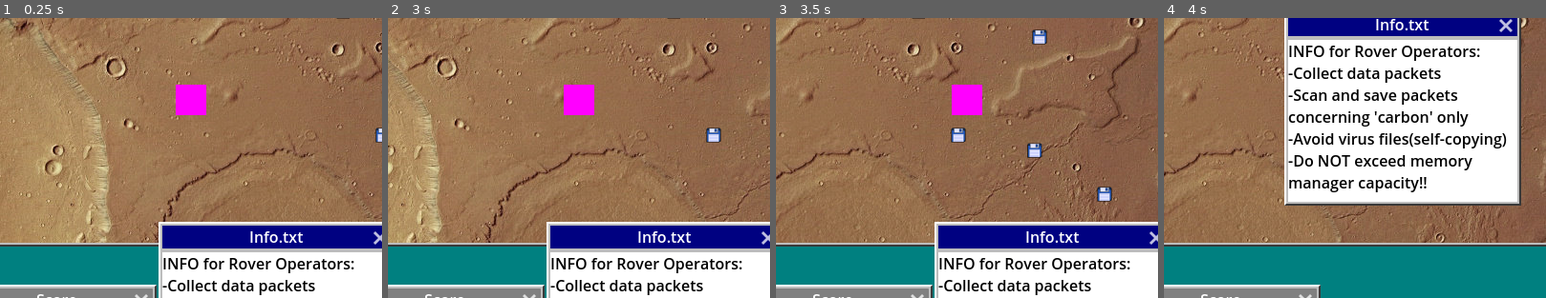
Above: before the commit, frames 1-4 (left to right).
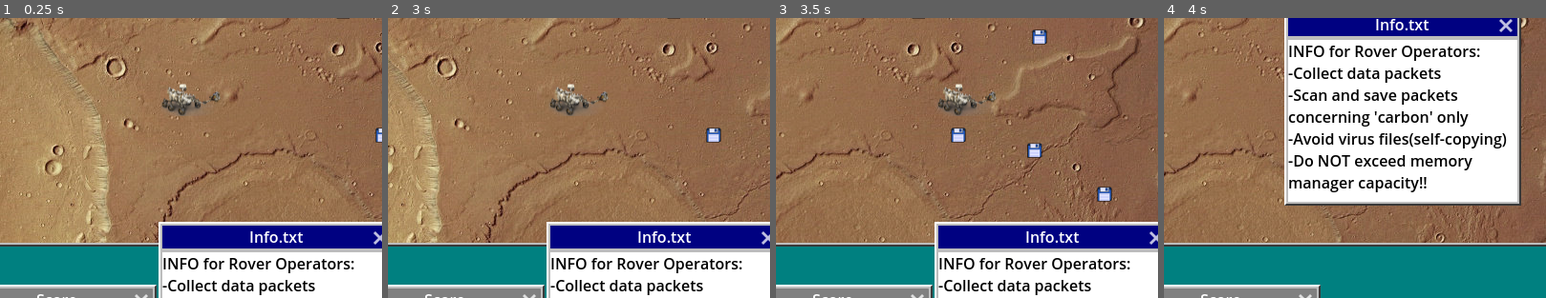
Above: after the commit, the same moments.

Repository: jerrutledge/Mars-Roverflow
Game: Godot game, scene res://scenes/Desktop.tscn
Two runs of this game, one before a commit and one after it. Both use one fixed random seed, a clock stepped at 60 frames per second and the inputs below.
Inputs (mouse positions are % of the whole screen's width and height, from its top left):
- Up to frame 1 (0.25 s): no input
- Up to frame 2 (3 s): click "RoverController.exe" at 0.5 s; click "Memory Manager" at 1.25 s; click "Options" at 2 s; move the mouse to (72, 44) at 2.77 s; hold D (rover_right) from 2.78 s (still down); hold Backspace (delete) from 2.78 s (still down); click (72, 44) at 2.92 s
- Up to frame 3 (3.5 s): keep holding D (rover_right); keep holding Backspace (delete)
- Up to frame 4 (4 s): release D (rover_right) at 3.5 s; release Backspace (delete) at 3.5 s; drag from (30, 54) to (25, 16) at 3.52 s
The pictures show only the part of the screen within x 6-56%, y 17-67%; the shares and areas given below are measured in that part.

The runs differ from the first frame. In frame 1, 1.1% of the frame differs, in the area x 42-58%, y 23-36%; in frame 2, 1.1%; in frame 3, 1.1%; in frame 4, nothing differs.

Commit message:
add mars rover

Diff:
--- a/scenes/rover.tscn
+++ b/scenes/rover.tscn
@@ -1,8 +1,7 @@
 [gd_scene load_steps=4 format=3 uid="uid://b2owmrpbbdqoe"]
 
 [ext_resource type="Script" path="res://src/rover.gd" id="1_lgpwc"]
-
-[sub_resource type="CurveTexture" id="CurveTexture_livnt"]
+[ext_resource type="Texture2D" uid="uid://cjro2pmewp3as" path="res://assets/Mars_Rover_decimated.png" id="2_vebsw"]
 
 [sub_resource type="RectangleShape2D" id="RectangleShape2D_k8ya4"]
 size = Vector2(32, 32)
@@ -13,8 +12,7 @@
 
 [node name="Sprite2D" type="Sprite2D" parent="."]
 position = Vector2(-9.53674e-07, 4.76837e-07)
-scale = Vector2(0.125, 32)
-texture = SubResource("CurveTexture_livnt")
+texture = ExtResource("2_vebsw")
 
 [node name="CollisionShape2D" type="CollisionShape2D" parent="."]
 shape = SubResource("RectangleShape2D_k8ya4")
--- a/src/rover.gd
+++ b/src/rover.gd
@@ -26,6 +26,12 @@
 	if vel.length() > 0:
 		vel = vel.normalized() * speed
 
+	if vel.x > 0:
+		$Sprite2D.flip_h = false
+	if vel.x < 0:
+		$Sprite2D.flip_h = true
+
+
 	position += vel * delta
 	position = position.clamp(Vector2(16,16), level_size - Vector2(16,16))
 
Binary file added: assets/Mars_Rover_decimated.png
Not shown, added: assets/Mars_Rover_decimated.png.import
